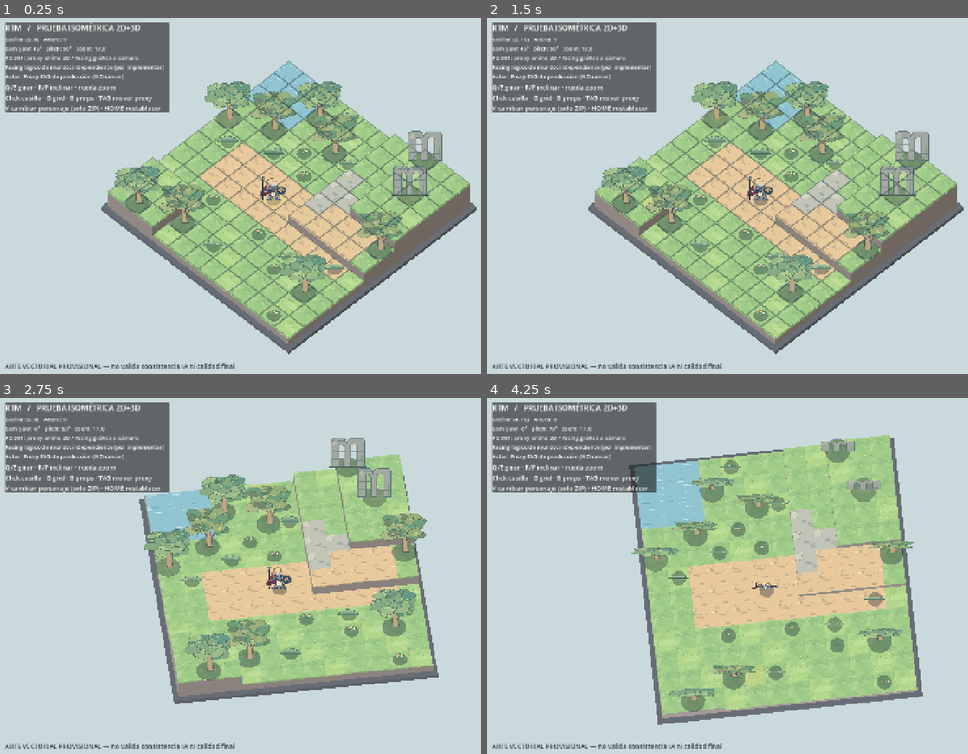
Above: before the commit, frames 1-4 (two rows, left to right).
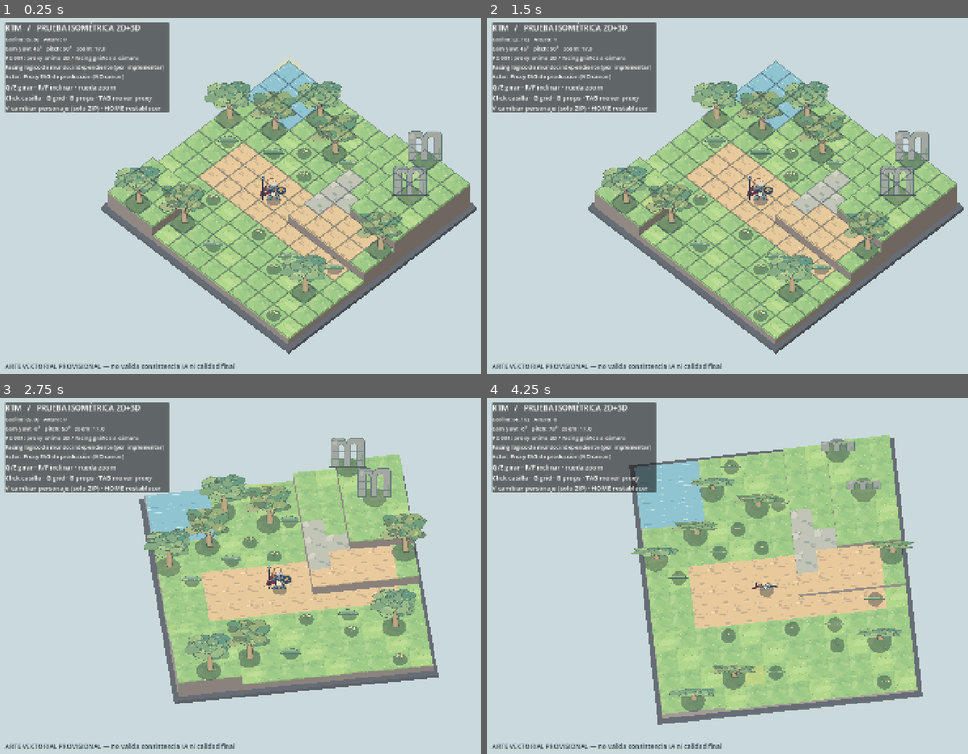
Above: after the commit, the same moments.

Repository: TheBioz/RPG-Tactics-3D-Prototype
Game: Godot game, scene res://scenes/IsometricArtTest.tscn
Same seed, same stepped clock (60 frames per second), same inputs: the game is played once before the commit and once after it.
Inputs (mouse positions are in pixels of both pictures, inside the frame that each line leads up to):
- Up to frame 1 (0.25 s): no input
- Up to frame 2 (1.5 s): tap Enter at 0.5 s; move the mouse to (905, 178) at 0.52 s; tap G at 0.6, 1.35 s; click (905, 178) at 0.67 s; tap Space at 1.25 s; move the mouse to (660, 217) at 1.27 s; click (660, 217) at 1.42 s
- Up to frame 3 (2.75 s): tap Enter at 2 s; move the mouse to (346, 497) at 2.02 s; hold Q from 2.03 s (still down); click (346, 497) at 2.17 s; tap G at 2.3 s
- Up to frame 4 (4.25 s): move the mouse to (746, 650) at 2.77 s; release Q at 2.78 s; tap E at 2.85 s; click (746, 650) at 2.92 s; tap G at 3.05, 3.8 s; tap Space at 3.5 s; move the mouse to (948, 632) at 3.52 s; hold R from 3.53 s (still down); click (948, 632) at 3.67 s

The runs differ from the first frame. In frame 1, 0.1% of the frame differs, in the area x 55-63%, y 10-53%; in frame 2, nothing differs; in frame 3, less than 0.1%; in frame 4, less than 0.1%.

Commit message:
wip(r2): grid view extraction checkpoint for review

Diff:
--- a/scripts/isometric_art_test.gd
+++ b/scripts/isometric_art_test.gd
@@ -2,15 +2,6 @@
 ## Art feasibility PoC. No tactical runtime, pathfinding or character animation.
 ## All props and actor are 2D illustrations. Only terrain, walls and floor use 3D boxes.
 
-const CELL: float = 1.0
-const STEP_Y: float = 0.58
-const BASE_Y: float = 0.42
-
-const TEX_GRASS: Texture2D = preload("res://art/ground_grass.svg")
-const TEX_GRASS_B: Texture2D = preload("res://art/ground_grass_2.svg")
-const TEX_ROAD: Texture2D = preload("res://art/ground_path.svg")
-const TEX_STONE: Texture2D = preload("res://art/ground_stone.svg")
-const TEX_WATER: Texture2D = preload("res://art/ground_water.svg")
 const TEX_HERO: Texture2D = preload("res://art/pc001_map_proxy.svg")
 const TEX_TREE: Texture2D = preload("res://art/tree_birch.svg")
 const TEX_TREE_B: Texture2D = preload("res://art/tree_oak.svg")
@@ -20,8 +11,7 @@
 
 @onready var camera: Camera3D = $Camera3D
 var grid_model: GridModel
-var top_materials: Array[StandardMaterial3D] = []
-var cliff_material: StandardMaterial3D
+var grid_view: GridView
 var camera_yaw: float = 45.0
 var camera_pitch: float = 50.0
 var camera_size: float = 17.0
@@ -31,101 +21,29 @@
 var hero_shadow: MeshInstance3D
 var use_reference: bool = false
 var reference_texture: Texture2D
-var terrain_root: Node3D
 var prop_root: Node3D
-var selection: MeshInstance3D
-var grid_draw: MeshInstance3D
 var hud_text: Label
 var selected_coordinate: Vector2i = Vector2i(5, 6)
 var actor_coordinate: Vector2i = Vector2i(5, 6)
 
 func _ready() -> void:
 	grid_model = GridModel.new()
-	terrain_root = Node3D.new()
-	terrain_root.name = "Terrain3D"
-	add_child(terrain_root)
+	grid_view = GridView.new()
+	grid_view.name = "GridView"
+	add_child(grid_view)
+	if not grid_view.configure(grid_model):
+		push_error("IsometricArtTest could not configure GridView from GridModel")
+		return
 	prop_root = Node3D.new()
 	prop_root.name = "PaintedProps2D"
 	add_child(prop_root)
-	_build_materials()
-	_build_terrain()
 	_build_props()
 	if ResourceLoader.exists("res://art/pc001_reference_character.png"):
 		reference_texture = load("res://art/pc001_reference_character.png") as Texture2D
-	_build_selection()
 	_build_world_light()
 	_build_hud()
 	_update_camera()
 	_refresh_hud()
-
-func _build_materials() -> void:
-	var textures: Array[Texture2D] = [TEX_GRASS, TEX_GRASS_B, TEX_ROAD, TEX_STONE, TEX_WATER]
-	for tex in textures:
-		var m := StandardMaterial3D.new()
-		m.albedo_texture = tex
-		m.roughness = 1.0
-		m.metallic = 0.0
-		top_materials.append(m)
-	cliff_material = StandardMaterial3D.new()
-	cliff_material.albedo_color = Color("827c7c")
-	cliff_material.roughness = 1.0
-
-func _surface_top(x: int, z: int) -> float:
-	var coordinate := Vector2i(x, z)
-	var height_level: int = grid_model.height_level_at(coordinate)
-	assert(height_level != GridModel.INVALID_HEIGHT, "Cannot render an invalid grid coordinate")
-	return BASE_Y + float(height_level) * STEP_Y
-
-func _tile_center(x: int, z: int) -> Vector3:
-	var coordinate := Vector2i(x, z)
-	assert(grid_model.contains(coordinate), "Cannot position a view at an invalid grid coordinate")
-	return Vector3((float(x) + 0.5) * CELL, _surface_top(x, z), (float(z) + 0.5) * CELL)
-
-func _build_terrain() -> void:
-	var plinth_mesh := BoxMesh.new()
-	plinth_mesh.size = Vector3(12.45, 0.20, 12.45)
-	var plinth := MeshInstance3D.new()
-	plinth.mesh = plinth_mesh
-	plinth.position = Vector3(6, -0.15, 6)
-	var dark_mat := StandardMaterial3D.new()
-	dark_mat.albedo_color = Color("545b65")
-	plinth.material_override = dark_mat
-	terrain_root.add_child(plinth)
-	for z in range(GridModel.DEPTH):
-		for x in range(GridModel.WIDTH):
-			var top: float = _surface_top(x, z)
-			var base_mesh := BoxMesh.new()
-			base_mesh.size = Vector3(CELL, top - 0.02, CELL)
-			var bedrock := MeshInstance3D.new()
-			bedrock.name = "Cliff_%02d_%02d" % [x,z]
-			bedrock.mesh = base_mesh
-			bedrock.material_override = cliff_material
-			bedrock.position = Vector3(x + 0.5, (top - 0.02) / 2.0, z + 0.5)
-			terrain_root.add_child(bedrock)
-			var cap_mesh := BoxMesh.new()
-			cap_mesh.size = Vector3(1.0, 0.075, 1.0)
-			var cap := MeshInstance3D.new()
-			cap.mesh = cap_mesh
-			cap.name = "IllustratedSurface_%02d_%02d" % [x,z]
-			cap.position = Vector3(x + 0.5, top, z + 0.5)
-			var surface_kind: int = grid_model.surface_kind_at(Vector2i(x, z))
-			assert(surface_kind != GridModel.INVALID_SURFACE, "Cannot render an invalid grid surface")
-			cap.material_override = top_materials[surface_kind]
-			terrain_root.add_child(cap)
-			var tile_body := StaticBody3D.new()
-			tile_body.name = "TileCollider_%02d_%02d" % [x,z]
-			tile_body.add_to_group("grid_tile")
-			tile_body.set_meta("tile_x", x)
-			tile_body.set_meta("tile_z", z)
-			tile_body.set_meta("height_level", grid_model.height_level_at(Vector2i(x, z)))
-			var shape := CollisionShape3D.new()
-			var box_shape := BoxShape3D.new()
-			box_shape.size = Vector3(CELL, top + 0.03, CELL)
-			shape.shape = box_shape
-			tile_body.position = Vector3(x + 0.5, (top - 0.03) / 2.0, z + 0.5)
-			tile_body.add_child(shape)
-			terrain_root.add_child(tile_body)
-	_build_grid()
 
 func _spawn_sprite(tex: Texture2D, x: int, z: int, height: float, pixel: float) -> Sprite3D:
 	var s := Sprite3D.new()
@@ -135,10 +53,11 @@
 	s.cast_shadow = GeometryInstance3D.SHADOW_CASTING_SETTING_OFF
 	s.shaded = false
 	s.double_sided = true
-	var top := _surface_top(x, z)
-	s.position = Vector3(x + 0.5, top + float(tex.get_height()) * pixel * 0.5, z + 0.5)
+	var cell_coordinate := Vector2i(x, z)
+	var surface_position := grid_view.world_position_for_cell(cell_coordinate)
+	s.position = surface_position + Vector3(0, float(tex.get_height()) * pixel * 0.5, 0)
 	prop_root.add_child(s)
-	var sh := _add_shadow(Vector3(x + 0.5, top + 0.048, z + 0.5), 0.35 if height < 1.7 else 0.58)
+	var sh := _add_shadow(surface_position + Vector3(0, 0.048, 0), 0.35 if height < 1.7 else 0.58)
 	if tex == TEX_HERO:
 		hero_shadow = sh
 	return s
@@ -179,59 +98,6 @@
 	# Portrait-proxy test actor; does NOT prove mini-anime consistency yet.
 	hero = _spawn_sprite(TEX_HERO, 5, 6, 1.65, 0.00325)
 	hero.name = "PC001_IllustratedMapProxy_NOT_CANON"
-
-func _build_grid() -> void:
-	grid_draw = MeshInstance3D.new()
-	grid_draw.name = "GridOverlay"
-	var im := ImmediateMesh.new()
-	im.surface_begin(Mesh.PRIMITIVE_LINES)
-	for z in range(GridModel.DEPTH):
-		for x in range(GridModel.WIDTH):
-			var h := _surface_top(x, z) + 0.052
-			var x0 := float(x) + 0.02
-			var x1 := float(x) + 0.98
-			var z0 := float(z) + 0.02
-			var z1 := float(z) + 0.98
-			for edge in 4:
-				var v0 := Vector3(x0, h, z0)
-				var v1 := Vector3(x1, h, z0)
-				if edge == 1:
-					v0 = Vector3(x1, h, z0)
-					v1 = Vector3(x1, h, z1)
-				elif edge == 2:
-					v0 = Vector3(x1, h, z1)
-					v1 = Vector3(x0, h, z1)
-				elif edge == 3:
-					v0 = Vector3(x0, h, z1)
-					v1 = Vector3(x0, h, z0)
-				im.surface_add_vertex(v0)
-				im.surface_add_vertex(v1)
-	im.surface_end()
-	grid_draw.mesh = im
-	var m := StandardMaterial3D.new()
-	m.shading_mode = BaseMaterial3D.SHADING_MODE_UNSHADED
-	m.transparency = BaseMaterial3D.TRANSPARENCY_ALPHA
-	m.albedo_color = Color(0.13, 0.20, 0.27, 0.34)
-	grid_draw.material_override = m
-	terrain_root.add_child(grid_draw)
-
-func _build_selection() -> void:
-	selection = MeshInstance3D.new()
-	selection.name = "SelectedTile"
-	var mesh := BoxMesh.new()
-	mesh.size = Vector3(0.93, 0.025, 0.93)
-	selection.mesh = mesh
-	var m := StandardMaterial3D.new()
-	m.shading_mode = BaseMaterial3D.SHADING_MODE_UNSHADED
-	m.transparency = BaseMaterial3D.TRANSPARENCY_ALPHA
-	m.albedo_color = Color(0.96, 0.88, 0.49, 0.32)
-	selection.material_override = m
-	terrain_root.add_child(selection)
-	_update_selection()
-
-func _update_selection() -> void:
-	assert(grid_model.contains(selected_coordinate), "Selection must be a valid grid coordinate")
-	selection.position = _tile_center(selected_coordinate.x, selected_coordinate.y) + Vector3(0, 0.07, 0)
 
 func _build_world_light() -> void:
 	var light := DirectionalLight3D.new()
@@ -316,7 +182,7 @@
 	if event is InputEventKey and event.pressed and not event.echo:
 		if event.keycode == KEY_G:
 			show_grid = not show_grid
-			grid_draw.visible = show_grid
+			grid_view.set_grid_visible(show_grid)
 		elif event.keycode == KEY_B:
 			show_billboards = not show_billboards
 			prop_root.visible = show_billboards
@@ -343,30 +209,17 @@
 func select_cell(coordinate: Vector2i) -> bool:
 	if not grid_model.contains(coordinate):
 		return false
+	if not grid_view.set_selected_cell(coordinate):
+		return false
 	selected_coordinate = coordinate
-	_update_selection()
 	_refresh_hud()
 	return true
 
 func select_grid_collider(collider: Object) -> bool:
-	if collider == null or not is_instance_valid(collider):
-		return false
-	var tile_collider := collider as StaticBody3D
-	if tile_collider == null or not tile_collider.is_in_group("grid_tile"):
-		return false
-	if not tile_collider.has_meta("tile_x") or not tile_collider.has_meta("tile_z"):
-		return false
-	var raw_x: Variant = tile_collider.get_meta("tile_x")
-	var raw_z: Variant = tile_collider.get_meta("tile_z")
-	if typeof(raw_x) != TYPE_INT or typeof(raw_z) != TYPE_INT:
-		return false
-	var coordinate := Vector2i(int(raw_x), int(raw_z))
+	if grid_view == null:
+		return false
+	var coordinate: Vector2i = grid_view.coordinate_from_collider(collider)
 	if not grid_model.contains(coordinate):
-		return false
-	if not tile_collider.has_meta("height_level"):
-		return false
-	var raw_height: Variant = tile_collider.get_meta("height_level")
-	if typeof(raw_height) != TYPE_INT or int(raw_height) != grid_model.height_level_at(coordinate):
 		return false
 	return select_cell(coordinate)
 
@@ -380,7 +233,7 @@
 	var half_height: float = _sprite_half_height(hero.texture, hero.pixel_size)
 	if half_height <= 0.0:
 		return false
-	var at := _tile_center(coordinate.x, coordinate.y)
+	var at := grid_view.world_position_for_cell(coordinate)
 	actor_coordinate = coordinate
 	hero.position = at + Vector3(0, half_height, 0)
 	hero_shadow.position = at + Vector3(0, 0.048, 0)
@@ -405,7 +258,7 @@
 	var half_height: float = _sprite_half_height(texture, new_pixel_size)
 	if half_height <= 0.0:
 		return false
-	var at := _tile_center(actor_coordinate.x, actor_coordinate.y)
+	var at := grid_view.world_position_for_cell(actor_coordinate)
 	hero.texture = texture
 	hero.pixel_size = new_pixel_size
 	hero.position = at + Vector3(0, half_height, 0)
--- /dev/null
+++ b/scripts/r2/grid_view.gd
@@ -0,0 +1,205 @@
+class_name GridView
+extends Node3D
+## Godot adapter for the logical grid: terrain, cell colliders and selection overlay.
+
+const CELL_SIZE: float = 1.0
+const HEIGHT_STEP: float = 0.58
+const BASE_Y: float = 0.42
+const INVALID_COORDINATE: Vector2i = Vector2i(-1, -1)
+
+const TEX_GRASS: Texture2D = preload("res://art/ground_grass.svg")
+const TEX_GRASS_B: Texture2D = preload("res://art/ground_grass_2.svg")
+const TEX_ROAD: Texture2D = preload("res://art/ground_path.svg")
+const TEX_STONE: Texture2D = preload("res://art/ground_stone.svg")
+const TEX_WATER: Texture2D = preload("res://art/ground_water.svg")
+
+var grid_model: GridModel
+var _top_materials: Array[StandardMaterial3D] = []
+var _cliff_material: StandardMaterial3D
+var _grid_overlay: MeshInstance3D
+var _selection_overlay: MeshInstance3D
+var _registered_colliders: Dictionary = {}
+
+func configure(model: GridModel) -> bool:
+	if grid_model != null or model == null or not _model_is_renderable(model):
+		return false
+	grid_model = model
+	_build_materials()
+	_build_terrain()
+	_build_grid_overlay()
+	_build_selection_overlay()
+	return _registered_colliders.size() == GridModel.WIDTH * GridModel.DEPTH
+
+func world_position_for_cell(coordinate: Vector2i) -> Vector3:
+	assert(grid_model != null and grid_model.contains(coordinate), "GridView requires a valid cell")
+	var height_level: int = grid_model.height_level_at(coordinate)
+	assert(height_level != GridModel.INVALID_HEIGHT, "GridView cannot transform an invalid cell")
+	return Vector3(
+		(float(coordinate.x) + 0.5) * CELL_SIZE,
+		BASE_Y + float(height_level) * HEIGHT_STEP,
+		(float(coordinate.y) + 0.5) * CELL_SIZE
+	)
+
+func set_selected_cell(coordinate: Vector2i) -> bool:
+	if grid_model == null or _selection_overlay == null or not grid_model.contains(coordinate):
+		return false
+	_selection_overlay.position = world_position_for_cell(coordinate) + Vector3(0.0, 0.07, 0.0)
+	return true
+
+func set_grid_visible(is_visible: bool) -> void:
+	if _grid_overlay != null:
+		_grid_overlay.visible = is_visible
+
+## Return INVALID_COORDINATE unless the collider is a live node registered by this view.
+func coordinate_from_collider(collider: Object) -> Vector2i:
+	if grid_model == null or collider == null or not is_instance_valid(collider):
+		return INVALID_COORDINATE
+	var tile_collider := collider as StaticBody3D
+	if tile_collider == null or not tile_collider.is_inside_tree():
+		return INVALID_COORDINATE
+	if tile_collider.get_parent() != self or not tile_collider.is_in_group("grid_tile"):
+		return INVALID_COORDINATE
+	var record: Variant = _registered_colliders.get(tile_collider.get_instance_id())
+	if typeof(record) != TYPE_DICTIONARY or record.is_empty():
+		return INVALID_COORDINATE
+	var registered_node: Variant = record.get("collider")
+	var registered_coordinate: Variant = record.get("coordinate")
+	if not is_instance_valid(registered_node) or registered_node != tile_collider:
+		return INVALID_COORDINATE
+	if typeof(registered_coordinate) != TYPE_VECTOR2I:
+		return INVALID_COORDINATE
+	if not tile_collider.has_meta("tile_x") or not tile_collider.has_meta("tile_z"):
+		return INVALID_COORDINATE
+	if not tile_collider.has_meta("height_level"):
+		return INVALID_COORDINATE
+	var raw_x: Variant = tile_collider.get_meta("tile_x")
+	var raw_z: Variant = tile_collider.get_meta("tile_z")
+	var raw_height: Variant = tile_collider.get_meta("height_level")
+	if typeof(raw_x) != TYPE_INT or typeof(raw_z) != TYPE_INT or typeof(raw_height) != TYPE_INT:
+		return INVALID_COORDINATE
+	var coordinate := Vector2i(int(raw_x), int(raw_z))
+	if coordinate != registered_coordinate or not grid_model.contains(coordinate):
+		return INVALID_COORDINATE
+	if int(raw_height) != grid_model.height_level_at(coordinate):
+		return INVALID_COORDINATE
+	return coordinate
+
+func _model_is_renderable(model: GridModel) -> bool:
+	if model.WIDTH != GridModel.WIDTH or model.DEPTH != GridModel.DEPTH:
+		return false
+	for z in range(model.DEPTH):
+		for x in range(model.WIDTH):
+			var coordinate := Vector2i(x, z)
+			var height_level: int = model.height_level_at(coordinate)
+			var surface_kind: int = model.surface_kind_at(coordinate)
+			if height_level < 0 or surface_kind < GridModel.SurfaceKind.GRASS \
+					or surface_kind > GridModel.SurfaceKind.WATER:
+				return false
+	return true
+
+func _build_materials() -> void:
+	var textures: Array[Texture2D] = [TEX_GRASS, TEX_GRASS_B, TEX_ROAD, TEX_STONE, TEX_WATER]
+	for texture in textures:
+		var material := StandardMaterial3D.new()
+		material.albedo_texture = texture
+		material.roughness = 1.0
+		material.metallic = 0.0
+		_top_materials.append(material)
+	_cliff_material = StandardMaterial3D.new()
+	_cliff_material.albedo_color = Color("827c7c")
+	_cliff_material.roughness = 1.0
+
+func _build_terrain() -> void:
+	var plinth_mesh := BoxMesh.new()
+	plinth_mesh.size = Vector3(12.45, 0.20, 12.45)
+	var plinth := MeshInstance3D.new()
+	plinth.mesh = plinth_mesh
+	plinth.position = Vector3(float(grid_model.WIDTH) * 0.5, -0.15, float(grid_model.DEPTH) * 0.5)
+	var dark_material := StandardMaterial3D.new()
+	dark_material.albedo_color = Color("545b65")
+	plinth.material_override = dark_material
+	add_child(plinth)
+
+	for z in range(grid_model.DEPTH):
+		for x in range(grid_model.WIDTH):
+			var coordinate := Vector2i(x, z)
+			var surface_y := world_position_for_cell(coordinate).y
+			var bedrock_mesh := BoxMesh.new()
+			bedrock_mesh.size = Vector3(CELL_SIZE, surface_y - 0.02, CELL_SIZE)
+			var bedrock := MeshInstance3D.new()
+			bedrock.name = "Cliff_%02d_%02d" % [x, z]
+			bedrock.mesh = bedrock_mesh
+			bedrock.material_override = _cliff_material
+			bedrock.position = Vector3(x + 0.5, (surface_y - 0.02) * 0.5, z + 0.5)
+			add_child(bedrock)
+
+			var cap_mesh := BoxMesh.new()
+			cap_mesh.size = Vector3(CELL_SIZE, 0.075, CELL_SIZE)
+			var cap := MeshInstance3D.new()
+			cap.name = "IllustratedSurface_%02d_%02d" % [x, z]
+			cap.mesh = cap_mesh
+			cap.position = Vector3(x + 0.5, surface_y, z + 0.5)
+			var surface_kind: int = grid_model.surface_kind_at(coordinate)
+			cap.material_override = _top_materials[surface_kind]
+			add_child(cap)
+			_register_cell_collider(coordinate, surface_y)
+
+func _register_cell_collider(coordinate: Vector2i, surface_y: float) -> void:
+	var tile_collider := StaticBody3D.new()
+	tile_collider.name = "TileCollider_%02d_%02d" % [coordinate.x, coordinate.y]
+	tile_collider.add_to_group("grid_tile")
+	tile_collider.set_meta("tile_x", coordinate.x)
+	tile_collider.set_meta("tile_z", coordinate.y)
+	tile_collider.set_meta("height_level", grid_model.height_level_at(coordinate))
+	var shape := CollisionShape3D.new()
+	var box_shape := BoxShape3D.new()
+	box_shape.size = Vector3(CELL_SIZE, surface_y + 0.03, CELL_SIZE)
+	shape.shape = box_shape
+	tile_collider.position = Vector3(coordinate.x + 0.5, (surface_y - 0.03) * 0.5, coordinate.y + 0.5)
+	tile_collider.add_child(shape)
+	add_child(tile_collider)
+	_registered_colliders[tile_collider.get_instance_id()] = {
+		"collider": tile_collider,
+		"coordinate": coordinate,
+	}
+
+func _build_grid_overlay() -> void:
+	_grid_overlay = MeshInstance3D.new()
+	_grid_overlay.name = "GridOverlay"
+	var immediate_mesh := ImmediateMesh.new()
+	immediate_mesh.surface_begin(Mesh.PRIMITIVE_LINES)
+	for z in range(grid_model.DEPTH):
+		for x in range(grid_model.WIDTH):
+			var height := world_position_for_cell(Vector2i(x, z)).y + 0.052
+			var x0 := float(x) + 0.02
+			var x1 := float(x) + 0.98
+			var z0 := float(z) + 0.02
+			var z1 := float(z) + 0.98
+			var corners: Array[Vector3] = [
+				Vector3(x0, height, z0), Vector3(x1, height, z0),
+				Vector3(x1, height, z1), Vector3(x0, height, z1),
+			]
+			for edge in 4:
+				immediate_mesh.surface_add_vertex(corners[edge])
+				immediate_mesh.surface_add_vertex(corners[(edge + 1) % 4])
+	immediate_mesh.surface_end()
+	_grid_overlay.mesh = immediate_mesh
+	var grid_material := StandardMaterial3D.new()
+	grid_material.shading_mode = BaseMaterial3D.SHADING_MODE_UNSHADED
+	grid_material.transparency = BaseMaterial3D.TRANSPARENCY_ALPHA
+	grid_material.albedo_color = Color(0.13, 0.20, 0.27, 0.34)
+	_grid_overlay.material_override = grid_material
+	add_child(_grid_overlay)
+
+func _build_selection_overlay() -> void:
+	_selection_overlay = MeshInstance3D.new()
+	_selection_overlay.name = "SelectedTile"
+	var box_mesh := BoxMesh.new()
+	box_mesh.size = Vector3(0.93, 0.025, 0.93)
+	_selection_overlay.mesh = box_mesh
+	var selection_material := StandardMaterial3D.new()
+	selection_material.shading_mode = BaseMaterial3D.SHADING_MODE_UNSHADED
+	selection_material.transparency = BaseMaterial3D.TRANSPARENCY_ALPHA
+	selection_material.albedo_color = Color(0.96, 0.88, 0.49, 0.32)
+	_selection_overlay.material_override = selection_material
+	add_child(_selection_overlay)
--- a/tests/r2/test_runner.gd
+++ b/tests/r2/test_runner.gd
@@ -123,8 +123,10 @@
 	await process_frame
 
 	var model: GridModel = scene.get("grid_model")
+	var grid_view: GridView = scene.get("grid_view")
 	var hero: Sprite3D = scene.get("hero")
 	var shadow: MeshInstance3D = scene.get("hero_shadow")
+	_test_grid_view(grid_view, model)
 	var initial_actor: Vector2i = scene.get("actor_coordinate")
 	var initial_selection: Vector2i = scene.get("selected_coordinate")
 	var initial_hero_position: Vector3 = hero.position
@@ -227,7 +229,16 @@
 	var fake_collider := StaticBody3D.new()
 	scene.add_child(fake_collider)
 	fake_collider.add_to_group("grid_tile")
+	fake_collider.set_meta("tile_x", 7)
+	fake_collider.set_meta("tile_z", 6)
+	fake_collider.set_meta("height_level", model.height_level_at(Vector2i(7, 6)))
+	_expect(grid_view.coordinate_from_collider(fake_collider) == GridView.INVALID_COORDINATE,
+		"valid-looking collider outside GridView must not be registered")
+	_expect(not scene.call("select_grid_collider", fake_collider),
+		"valid-looking external collider must not select a cell")
 	fake_collider.set_meta("tile_x", 4)
+	fake_collider.remove_meta("tile_z")
+	fake_collider.remove_meta("height_level")
 	_expect(not scene.call("select_grid_collider", fake_collider),
 		"collider missing tile_z must be rejected")
 	fake_collider.set_meta("tile_z", 4)
@@ -292,8 +303,35 @@
 	_expect_equal(scene.get("actor_coordinate"), moved_actor,
 		"invalid cell selection must not mutate the actor")
 
+	var released_collider: StaticBody3D = _find_grid_collider(scene, Vector2i(0, 4))
+	var released_reference: WeakRef = weakref(released_collider)
+	released_collider.free()
+	var freed_collider: Variant = released_reference.get_ref()
+	_expect(freed_collider == null, "freed collider weak reference must expire")
+	_expect_equal(grid_view.coordinate_from_collider(freed_collider), GridView.INVALID_COORDINATE,
+		"freed collider must be rejected by GridView")
+
 	scene.queue_free()
 	await process_frame
+
+func _test_grid_view(view: GridView, model: GridModel) -> void:
+	var registered_count: int = 0
+	for child in view.get_children():
+		var collider := child as StaticBody3D
+		if collider == null or not collider.is_in_group("grid_tile"):
+			continue
+		registered_count += 1
+		var coordinate: Vector2i = view.coordinate_from_collider(collider)
+		_expect(model.contains(coordinate), "GridView must recognize each collider it created")
+		_expect_equal(coordinate, Vector2i(collider.get_meta("tile_x"), collider.get_meta("tile_z")),
+			"registered collider must map back to its logical x/z cell")
+	_expect_equal(registered_count, 144, "GridView must build exactly one collider for each of 144 cells")
+	_expect(_vector3_is_equal(view.world_position_for_cell(Vector2i(3, 3)), Vector3(3.5, 0.42, 3.5)),
+		"GridView must map a height-0 cell to the baseline world position")
+	_expect(_vector3_is_equal(view.world_position_for_cell(Vector2i(7, 6)), Vector3(7.5, 1.0, 6.5)),
+		"GridView must map a height-1 cell using GridModel")
+	_expect(_vector3_is_equal(view.world_position_for_cell(Vector2i(9, 4)), Vector3(9.5, 1.58, 4.5)),
+		"GridView must map a height-2 cell using GridModel")
 
 func _find_grid_collider(scene: Node, coordinate: Vector2i) -> StaticBody3D:
 	for candidate in scene.get_tree().get_nodes_in_group("grid_tile"):
@@ -309,3 +347,6 @@
 
 func _expect_equal(actual: Variant, expected: Variant, message: String) -> void:
 	_expect(actual == expected, "%s (expected %s, got %s)" % [message, expected, actual])
+
+func _vector3_is_equal(actual: Vector3, expected: Vector3) -> bool:
+	return actual.distance_to(expected) < 0.0001
Not shown, added: scripts/r2/grid_view.gd.uid
